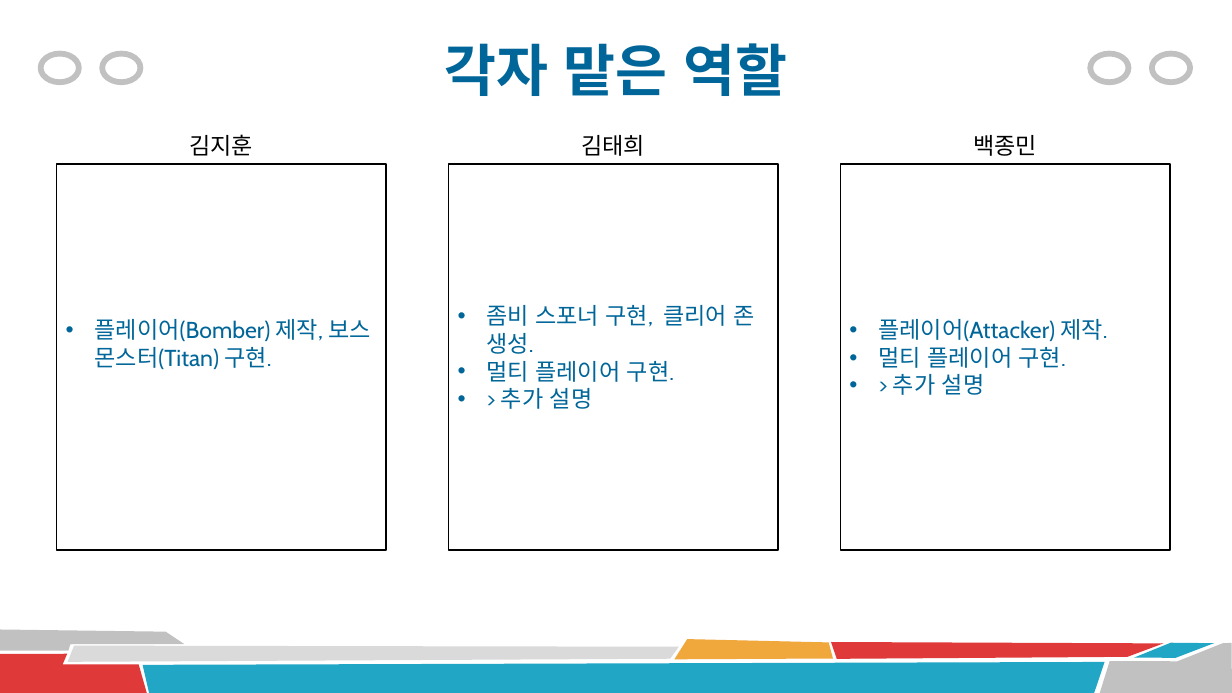
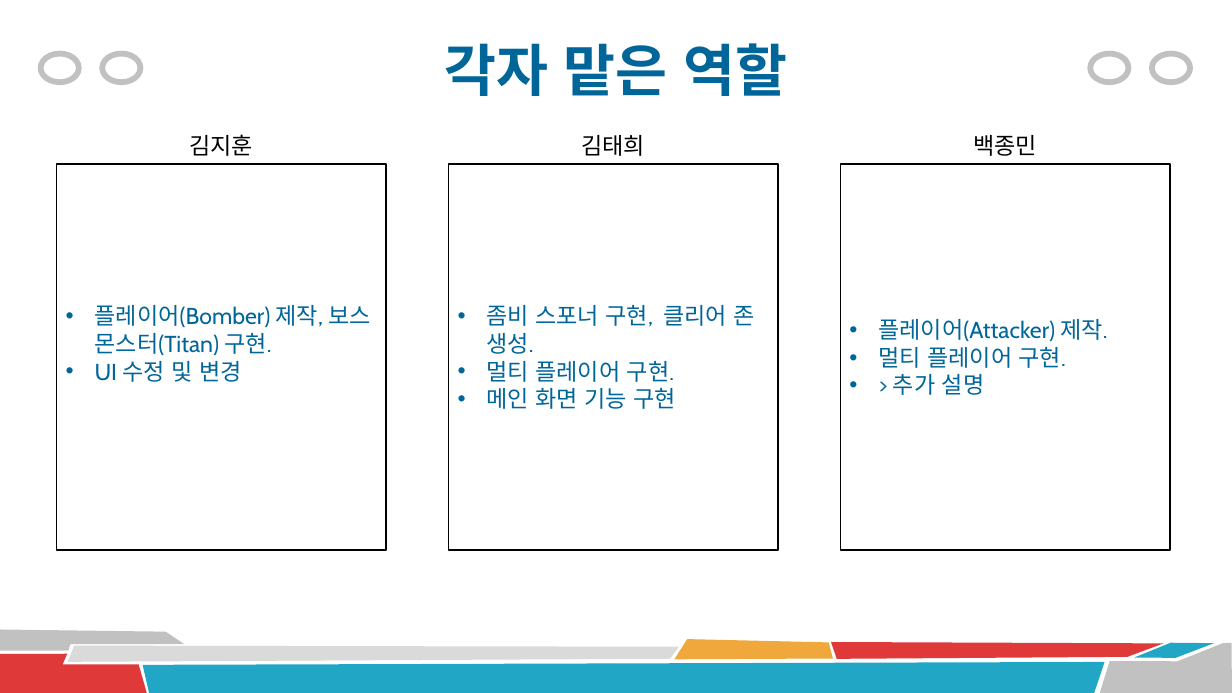
Before and after one commit to xogml01074/Final-Project, a slide deck: slide 4 of 최종 프로젝트(좀비 서바이벌).pptx. Drawn at 1232x693 pixels with LibreOffice and Linux fonts; fonts in the diff are those of the drawing. Boxes give left, top, right and bottom in pixels: in the first picture for what was removed or moved away, otherwise in the second. Text is boxed around its words. In the diff, an @@ line names an element or a change of style, - is before the commit and + after.

```diff
--- a/최종 프로젝트(좀비 서바이벌).pptx
+++ b/최종 프로젝트(좀비 서바이벌).pptx
@@ text in rectangle at (x1=95, y1=361, x2=242, y2=382): paragraph added @@
+• UI 수정 및 변경
@@ text in rectangle at (x1=486, y1=388, x2=676, y2=409): text changed @@
-• > 추가 설명
+• 메인 화면 기능 구현
```
Also in this commit, not shown: 5 other slides changed, 2 slides added, 1 slide removed, 5 other files.
